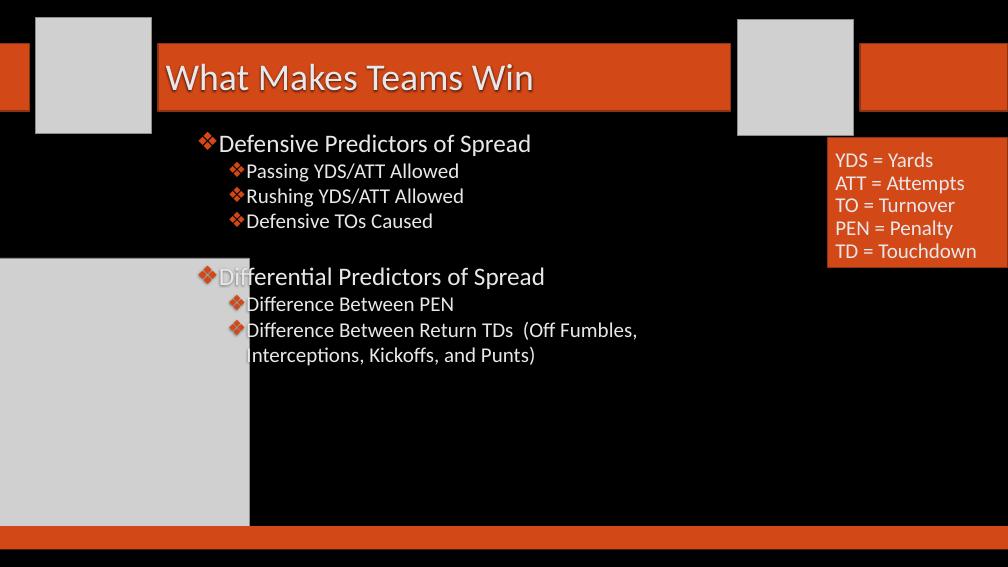
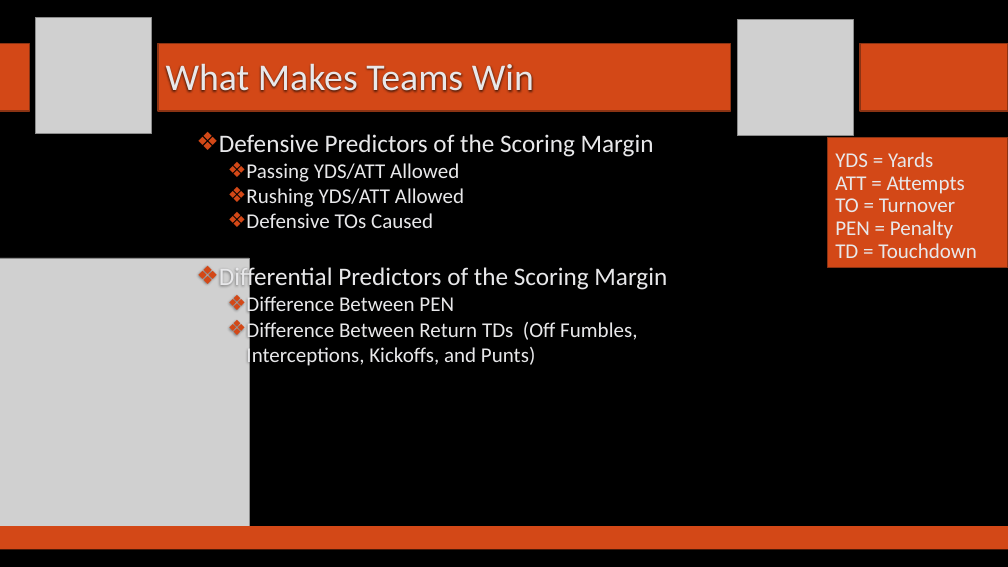
Before and after one commit to SuperMarioGiacomazzo/STOR390_WEBSITE, a slide deck: slide 5 of Slides/Football 1/Footballl_1_Lecture.pptx. Drawn at 1008x567 pixels with LibreOffice and Linux fonts; fonts in the diff are those of the drawing; grey boxes stand for pictures; background and template pictures are left out. Boxes give left, top, right and bottom in pixels: in the first picture for what was removed or moved away, otherwise in the second. Text is boxed around its words. In the diff, an @@ line names an element or a change of style, - is before the commit and + after.

```diff
--- a/Slides/Football 1/Footballl_1_Lecture.pptx
+++ b/Slides/Football 1/Footballl_1_Lecture.pptx
@@ text at (219, 134, 654, 157): text changed @@
-❖ Defensive Predictors of Spread
+❖ Defensive Predictors of the Scoring Margin
@@ text at (219, 265, 667, 292): text changed @@
-❖ Differential Predictors of Spread
+❖ Differential Predictors of the Scoring Margin
```
Also in this commit, not shown: 1 other slide changed, 1 other file.
